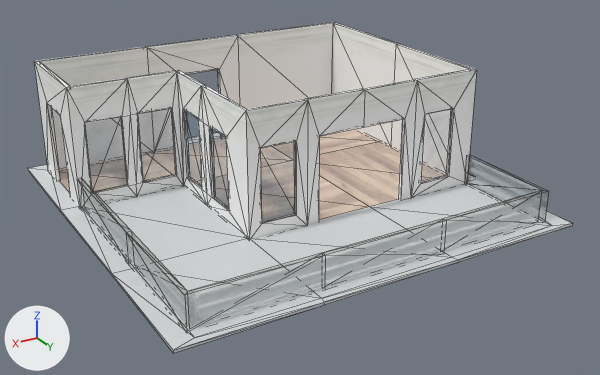
Renders of the FBX model Assets/MayaArt/environment/homeoffice/scenes/homeoffice.fbx from each side of a commit.
Both versions are drawn from a camera (50 mm lens) standing at (9.57, 16.98, 8.53) and looking at (-0.21, 0.68, 0.38). Lighting does not change. The marker at lower left points along +X, +Y and +Z. Mesh edges are drawn as thin lines. Where no turn or scale is listed for an object, it has been applied to the vertices.

Before the edit, the objects in view are built like this:
```python
me_mesh = bpy.data.meshes.new('Mesh')
me_mesh.from_pydata(...)  # 136 vertices, 264 faces; spans x -4.63..4.62, y -3.14..3.37, z -1.56..1.52
me_mesh.materials.append(mat_homeoffice1_mat)
me_mesh_001 = bpy.data.meshes.new('Mesh.001')
me_mesh_001.from_pydata(...)  # 28 vertices, 36 faces; spans x -4.62..4.61, y -3.31..3.12, z -0.42..0.39
me_mesh_001.materials.append(mat_homeoffice1_mat)
me_mesh_002 = bpy.data.meshes.new('Mesh.002')
me_mesh_002.from_pydata(...)  # 24 vertices, 12 faces; spans x -3.98..4.27, y -1.83..1.83, z -0.91..0.91
me_mesh_002.materials.append(mat_homeoffice1_mat)
me_mesh_003 = bpy.data.meshes.new('Mesh.003')
me_mesh_003.from_pydata(...)  # 40 vertices, 66 faces; spans x -5.08..5.07, y -5.07..5.08, z -0.06..0.0
me_mesh_003.materials.append(mat_homeoffice1_mat)
ob_floor = bpy.data.objects.new('floor', me_mesh_003)
ob_floor.location = (0.0, 0.0, 0.0)
ob_glasswindows_pass1 = bpy.data.objects.new('glasswindows_PASS1', me_mesh_002)
ob_glasswindows_pass1.location = (0.01, 0.0, 1.22)
ob_patiofence_pass1 = bpy.data.objects.new('patiofence_PASS1', me_mesh_001)
ob_patiofence_pass1.location = (0.0, 1.52, 0.39)
ob_walls = bpy.data.objects.new('walls', me_mesh)
ob_walls.location = (0.0, -1.49, 1.52)
```
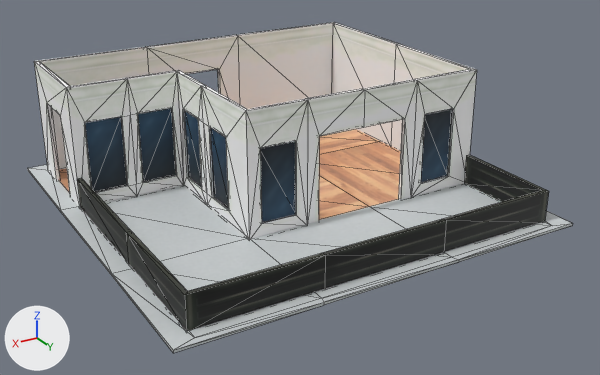
Where the newer file only moved an object's origin or applied its transform, the numbers keep the older frame.

The edits, one by one:
Picture 'homeoffice1.tga' (img_homeoffice1_tga) is now built by load_image('homeoffice1.tga', '../textures/homeoffice1.tga', 256, 256, 'sRGB') instead of load_image('homeoffice1.tga', '../textures/homeoffice1.tga', 256, 256, 'Non-Color').
Material 'homeoffice1_mat.010' (mat_homeoffice1_mat_010) is new.
Its texture is img_homeoffice1_tga.
Its roughness is 0.553.
me_mesh_001 has 28 vertices, 36 faces and spans x -4.62..4.61, y -3.31..3.12, z -0.42..0.39.
me_mesh_001 no longer uses material mat_homeoffice1_mat.
me_mesh_001 now uses material mat_homeoffice1_mat_010 (picture img_homeoffice1_tga).
me_mesh_002 has 24 vertices, 12 faces and spans x -3.98..4.27, y -1.83..1.83, z -0.91..0.91.
me_mesh_002 no longer uses material mat_homeoffice1_mat.
me_mesh_002 now uses material mat_homeoffice1_mat_010 (picture img_homeoffice1_tga).
me_mesh_003 has 40 vertices, 66 faces and spans x -5.08..5.07, y -5.07..5.08, z -0.06..0.0.
me_mesh_003 no longer uses material mat_homeoffice1_mat.
me_mesh_003 now uses material mat_homeoffice1_mat_010 (picture img_homeoffice1_tga).

Where the change shows, as pixel boxes [x1, y1, x2, y2] in the pictures (600 x 375 px):
'floor', surface changed, recoloured (white to grey): [48, 129, 570, 349] in both
'patiofence_PASS1', surface changed, recoloured (grey to black): [77, 155, 549, 331] in both
'glasswindows_PASS1', surface changed, recoloured: [85, 108, 452, 222] in both
